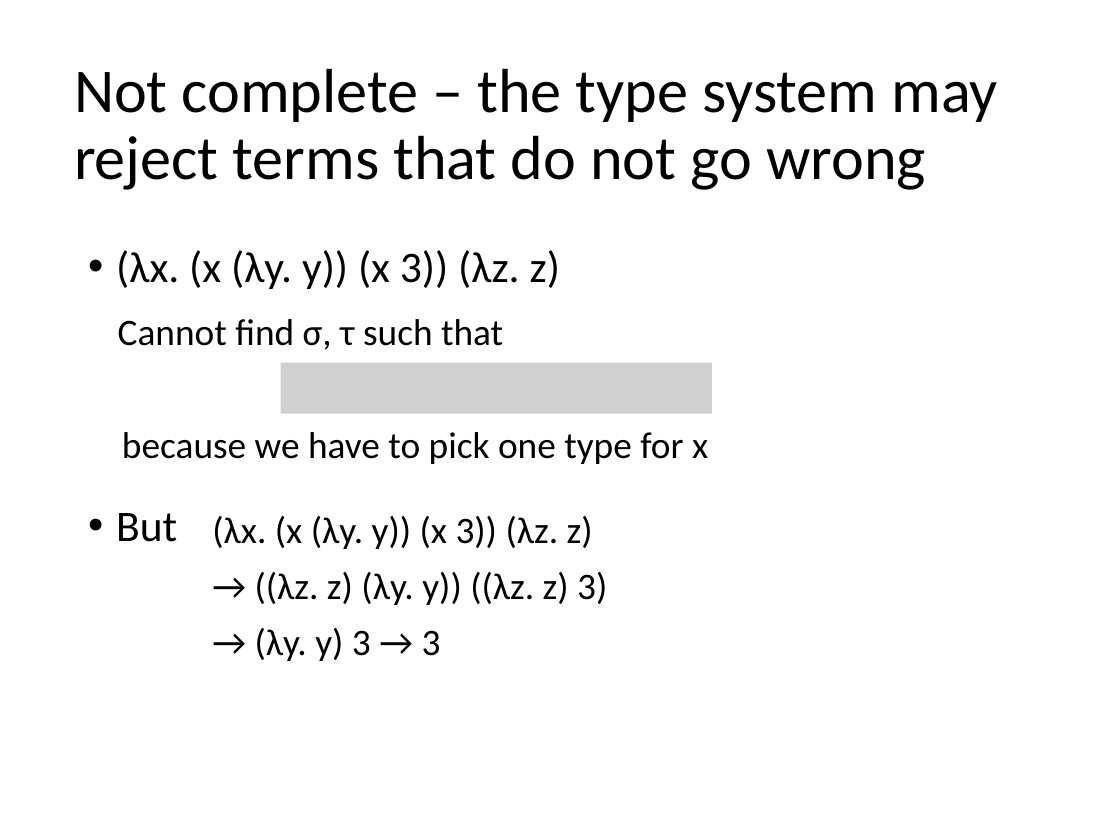
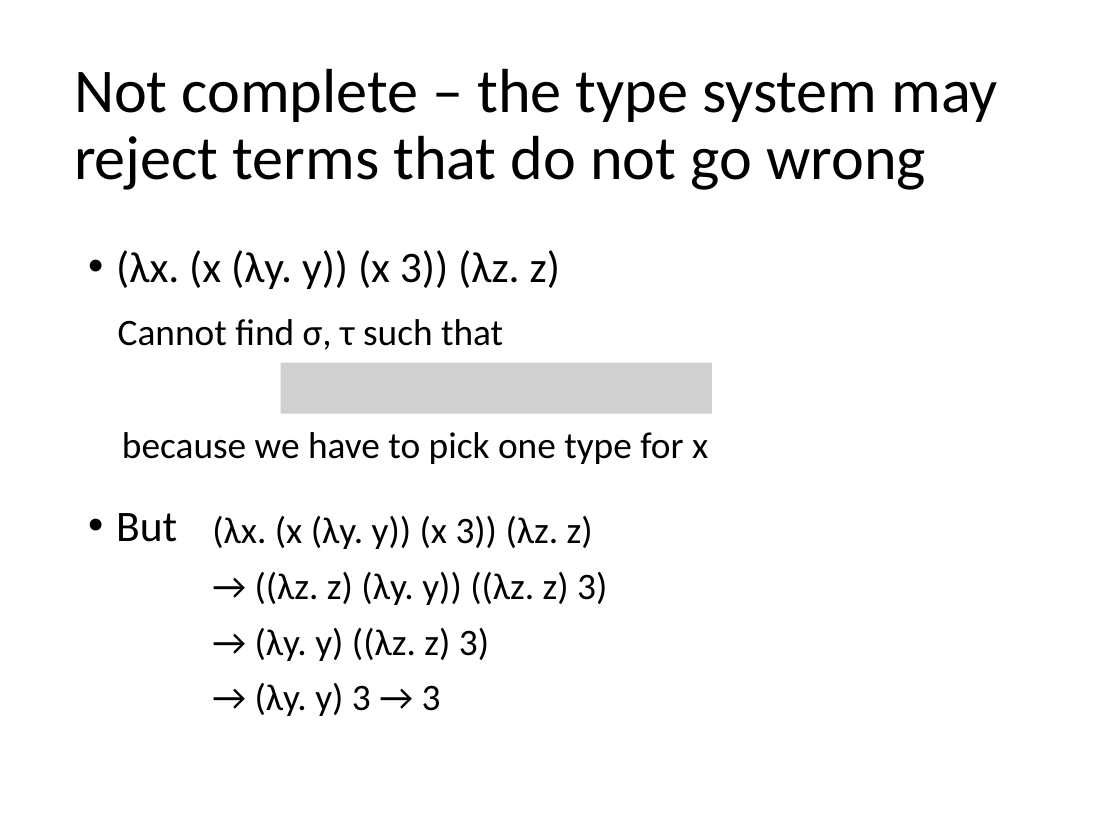
Before and after one commit to hongjin-liang/semantics2026, a slide deck: slide 23 of 05_types.pptx. Drawn at 1120x840 pixels with LibreOffice and Linux fonts; fonts in the diff are those of the drawing; grey boxes stand for pictures. Boxes give left, top, right and bottom in pixels: in the first picture for what was removed or moved away, otherwise in the second. Text is boxed around its words. In the diff, an @@ line names an element or a change of style, - is before the commit and + after.

```diff
--- a/05_types.pptx
+++ b/05_types.pptx
@@ text at (255,628,489,661): paragraph added @@
+→ (λy. y) ((λz. z) 3)
```
Also in this commit, not shown: 4 other files.
